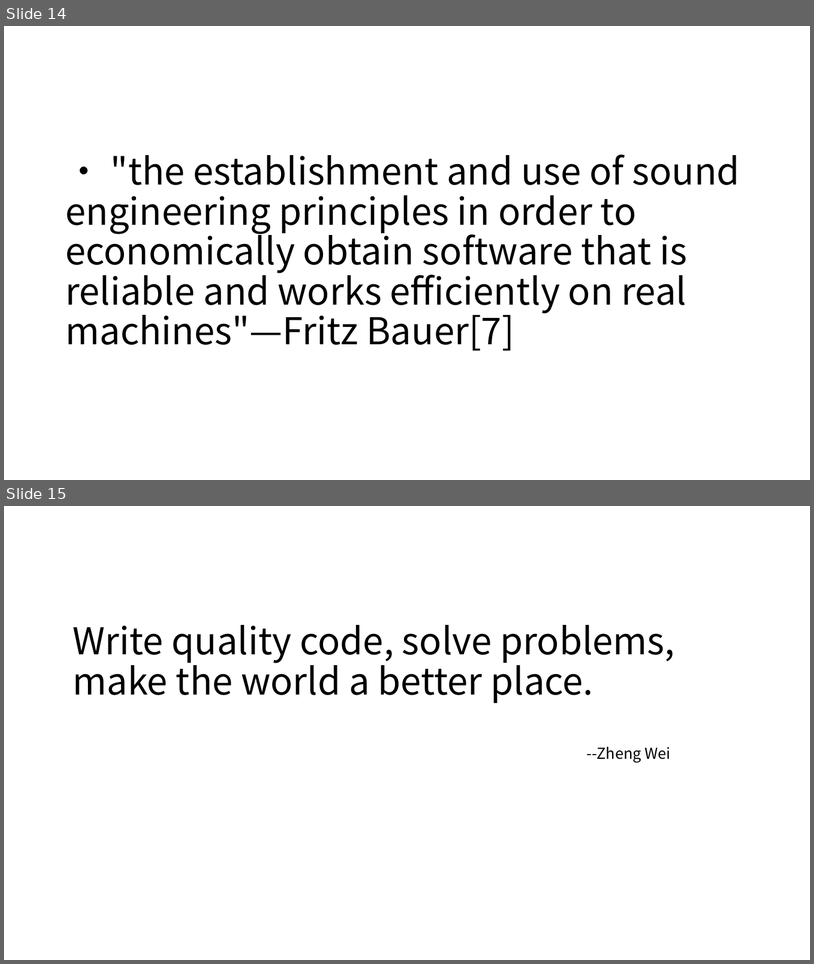
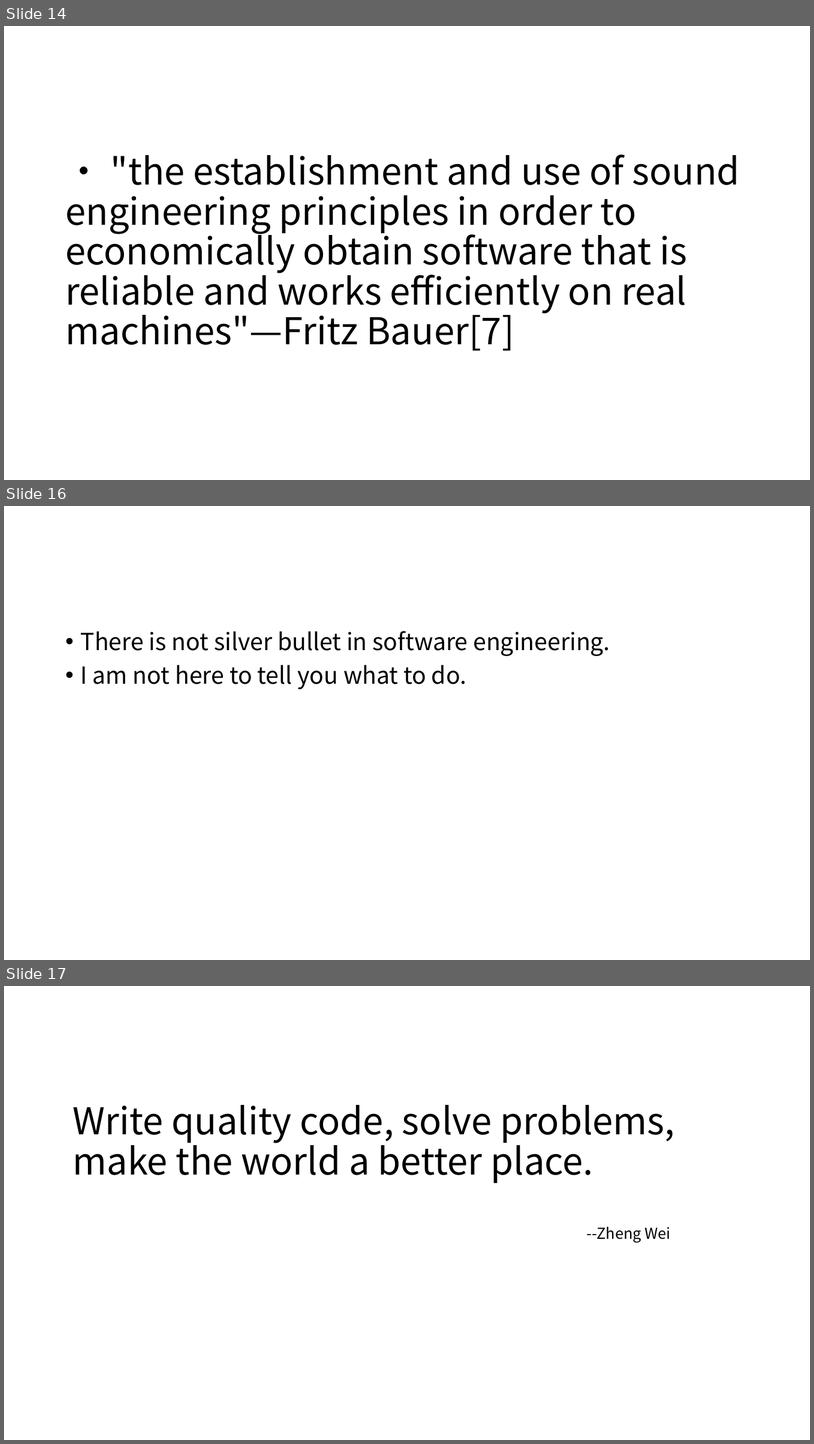
Before and after one commit to jtext103/SoftwareEngneering, a slide deck: CourseMaterial/Presentation/What is software, software engineering and software/What is software, software engineering and software.pptx. Shown one above the other, each under a label of ours: slides 14 and 15 before the commit, slides 14, 16 and 17 after it; the slides between them are not shown. The pictures are 814x964 and 814x1444 pixels, drawn with LibreOffice and Linux fonts; fonts in the diff are those of the drawing. Boxes give left, top, right and bottom in pixels: in the first picture for what was removed or moved away, otherwise in the second. Text is boxed around its words. In the diff, an @@ line names an element or a change of style, - is before the commit and + after.

```diff
--- a/CourseMaterial/Presentation/What is software, software engineering and software/What is software, software engineering and software.pptx
+++ b/CourseMaterial/Presentation/What is software, software engineering and software/What is software, software engineering and software.pptx
@@ slide 16 added at <box>4,506,810,960</box>, background #FFFFFF @@
@@ text added at <box>81,631,610,689</box>, 28 pt, text #000000 @@
+• There is not silver bullet in software engineering.
+• I am not here to tell you what to do.
@@ what was slide 15 is now slide 17 @@
```
Also in this commit, not shown: 1 other slide added, 4 other files.
